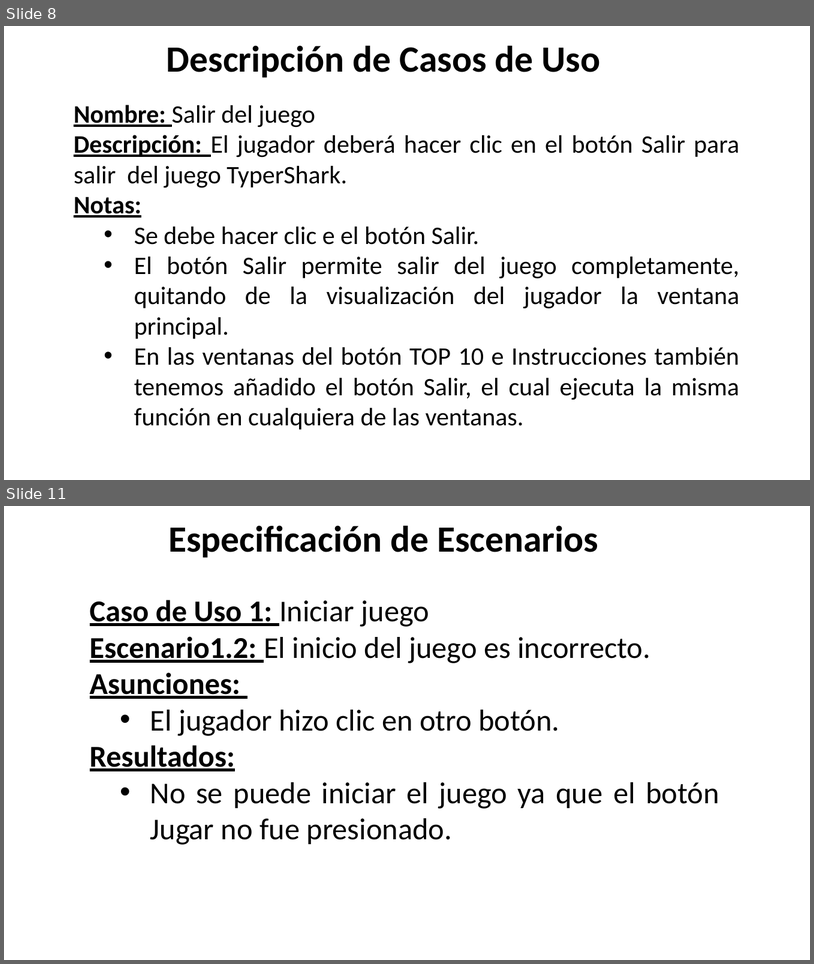
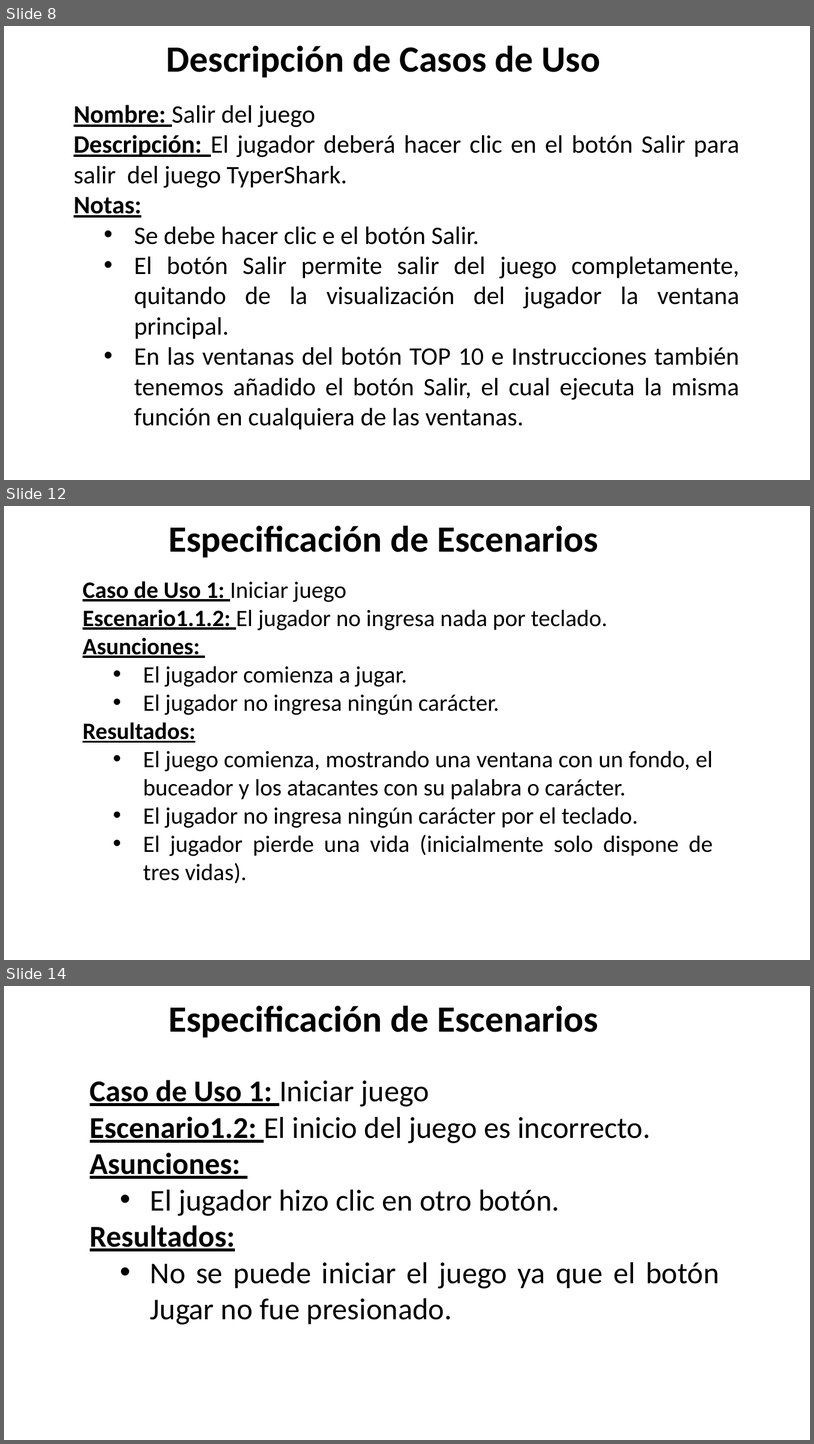
Before and after one commit to csacarelo/POO_Proyect, a slide deck: Proyecto_Final_v1.0/PresentaciónProyecto2.pptx. Shown one above the other, each under a label of ours: slides 8 and 11 before the commit, slides 8, 12 and 14 after it; the slides between them are not shown. The pictures are 814x964 and 814x1444 pixels, drawn with LibreOffice and Linux fonts; fonts in the diff are those of the drawing. Boxes give left, top, right and bottom in pixels: in the first picture for what was removed or moved away, otherwise in the second. Text is boxed around its words. In the diff, an @@ line names an element or a change of style, - is before the commit and + after.

Commit message:
Diapositivas para presentacion de Proyecto segunda parte añadida y se adjunta el diagrama de clases del juego en pdf

```diff
--- a/Proyecto_Final_v1.0/PresentaciónProyecto2.pptx
+++ b/Proyecto_Final_v1.0/PresentaciónProyecto2.pptx
@@ slide 12 added at (4,506,810,960), background #FFFFFF @@
@@ text added at (168,525,599,558), 44 pt, text #000000, bold @@
+Especificación de Escenarios
@@ text added at (83,581,713,883), 28 pt, text #000000 @@
+Caso de Uso 1: Iniciar juego
+Escenario1.1.2: El jugador no ingresa nada por teclado.
+Asunciones:
+  • El jugador comienza a jugar.
+  • El jugador no ingresa ningún carácter.
+Resultados:
+  • El juego comienza, mostrando una ventana con un fondo, el buceador y los atacantes con su palabra o carácter.
+  • El jugador no ingresa ningún carácter por el teclado.
+  • El jugador pierde una vida (inicialmente solo dispone de tres vidas).
@@ what was slide 11 is now slide 14 @@
```
Also in this commit, not shown: 4 slides changed, 7 other slides added, 2 other files.
